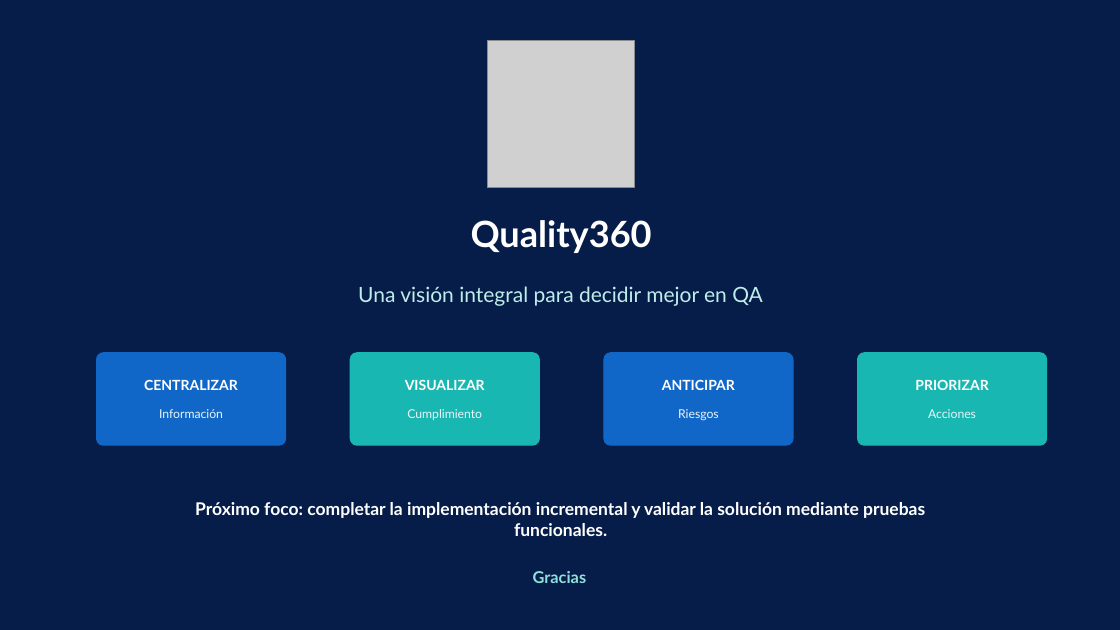
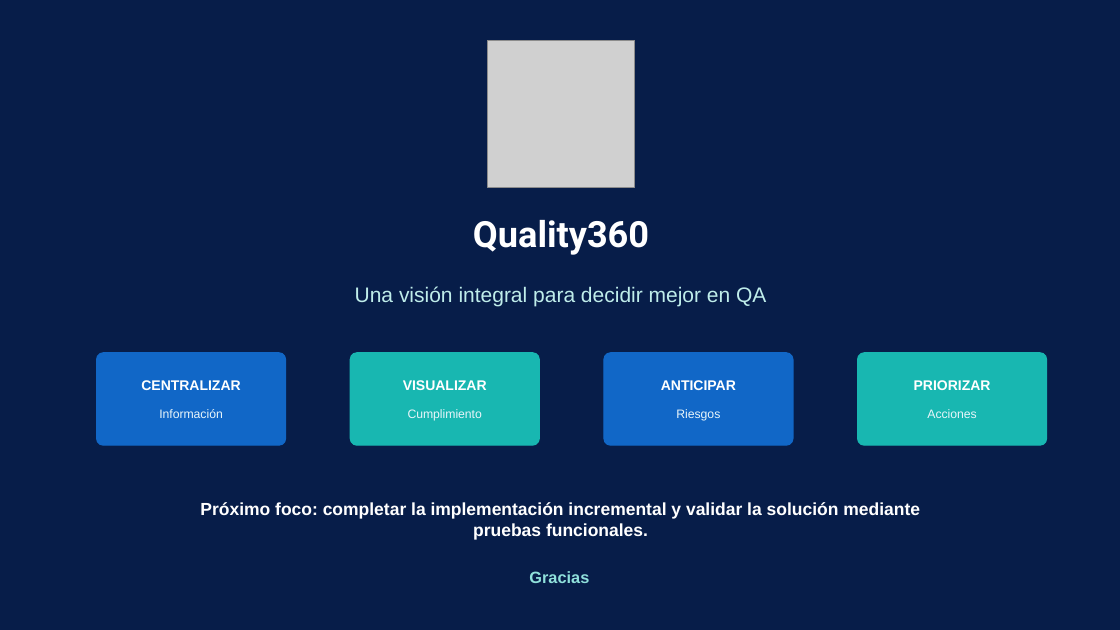
Before and after one commit to jrsh2274/capstone-grupo-8-qa-dashboard, a slide deck: slide 10 of Fase 1/Evidencias Grupales/Presentacion_Proyecto_Quality360.pptx. Drawn at 1120x630 pixels with LibreOffice and Linux fonts; fonts in the diff are those of the drawing; grey boxes stand for pictures. Boxes give left, top, right and bottom in pixels: in the first picture for what was removed or moved away, otherwise in the second. Text is boxed around its words. In the diff, an @@ line names an element or a change of style, - is before the commit and + after.

```diff
--- a/Fase 1/Evidencias Grupales/Presentacion_Proyecto_Quality360.pptx
+++ b/Fase 1/Evidencias Grupales/Presentacion_Proyecto_Quality360.pptx
@@ text "Quality360" at [473,220,649,255]: font Lato to Roboto @@
@@ font Lato to Arial in 11 elements at [355,286,766,306], [141,380,240,390], [159,409,223,418], [403,380,487,390], [408,409,482,421], [661,380,736,390], [676,409,720,421], [914,380,991,390], [927,409,976,418], [200,502,920,540], [529,571,589,583] @@
```
Also in this commit, not shown: 6 other slides changed, 3 slides added, 3 slides removed.
